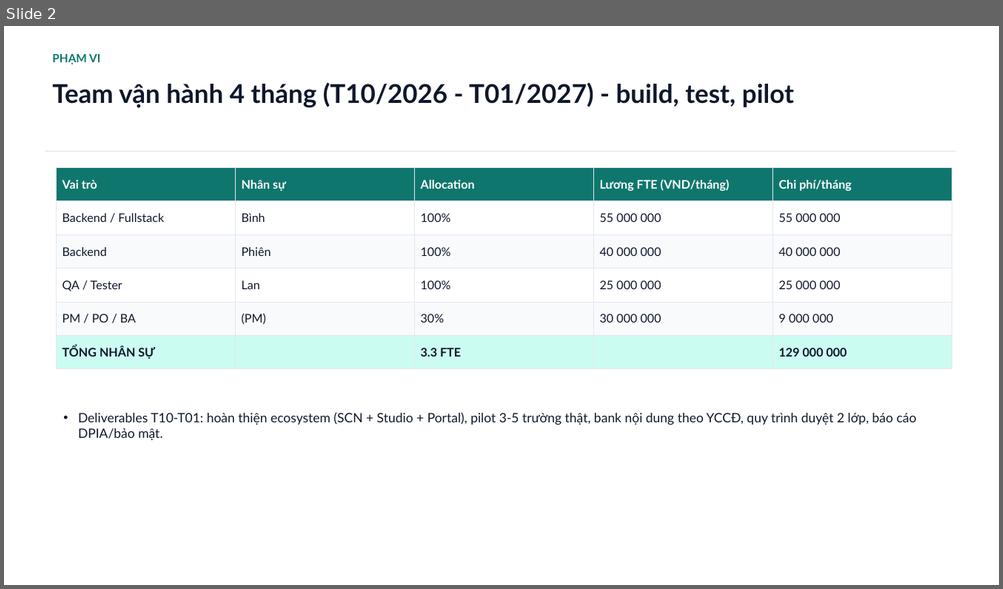
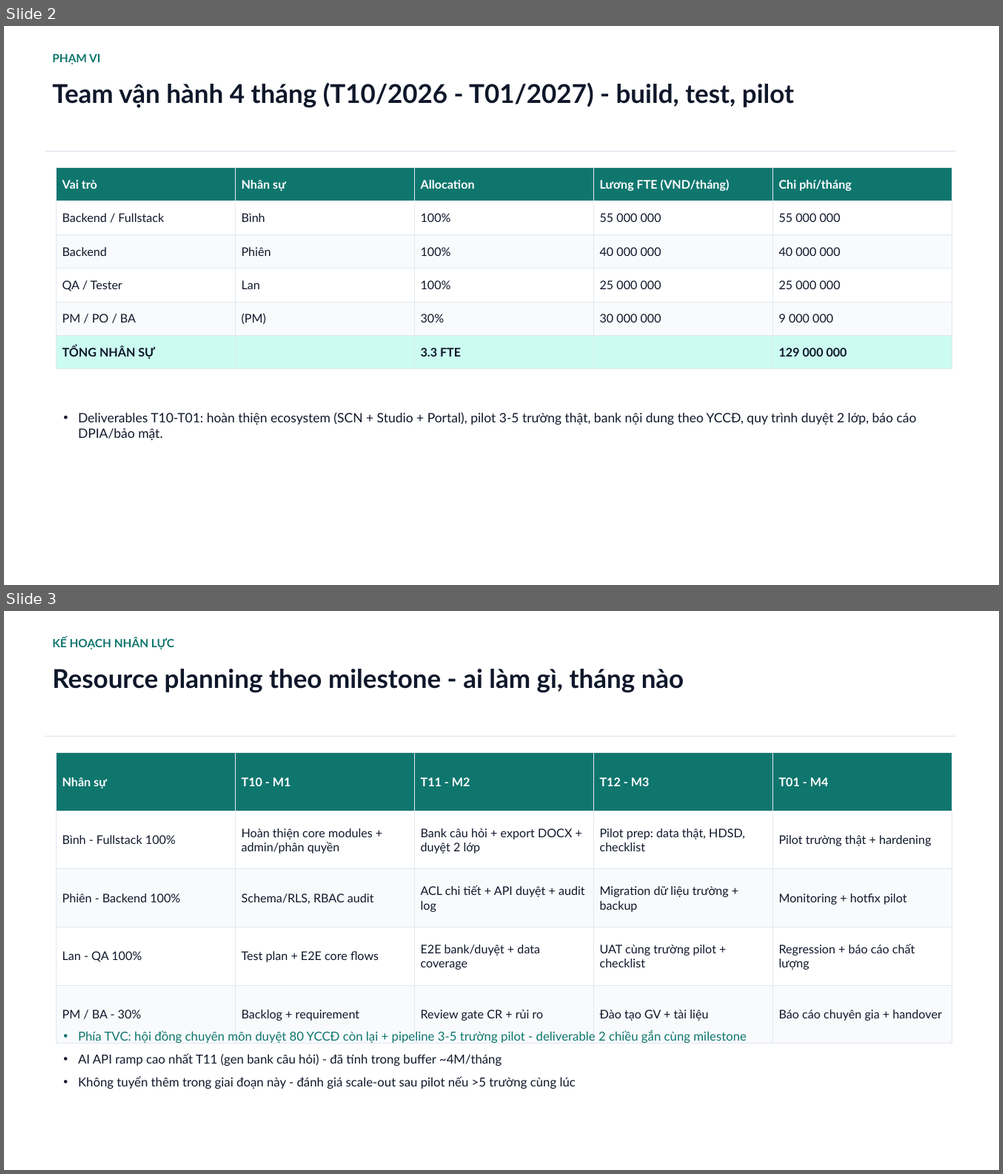
Before and after one commit to saintzzz/so-chu-nhiem-so, a slide deck: docs/handover/PROPOSAL-chi-phi-dev-4thang.pptx. Shown one above the other, each under a label of ours: slide 2 before the commit, slides 2 and 3 after it. The pictures are 1003x589 and 1003x1174 pixels, drawn with LibreOffice and Linux fonts; fonts in the diff are those of the drawing. Boxes give left, top, right and bottom in pixels: in the first picture for what was removed or moved away, otherwise in the second. Text is boxed around its words. In the diff, an @@ line names an element or a change of style, - is before the commit and + after.

```diff
--- a/docs/handover/PROPOSAL-chi-phi-dev-4thang.pptx
+++ b/docs/handover/PROPOSAL-chi-phi-dev-4thang.pptx
@@ slide 3 added at (x1=4, y1=611, x2=999, y2=1170), background #FFFFFF @@
@@ text added at (x1=52, y1=637, x2=174, y2=649), 11 pt, text #0F766E, bold @@
+KẾ HOẠCH NHÂN LỰC
@@ text added at (x1=52, y1=669, x2=684, y2=693), 25 pt, text #0F172A, bold @@
+Resource planning theo milestone - ai làm gì, tháng nào
@@ line added from (45, 736) to (956, 736), #E2E8F0 1 pt @@
@@ table added at (x1=57, y1=753, x2=951, y2=1024), 5 rows, 5 columns @@
+Nhân sự | T10 - M1 | T11 - M2 | T12 - M3 | T01 - M4
+Bình - Fullstack 100% | Hoàn thiện core modules + admin/phân quyền | Bank câu hỏi + export DOCX + duyệt 2 lớp | Pilot prep: data thật, HDSD, checklist | Pilot trường thật + hardening
+Phiên - Backend 100% | Schema/RLS, RBAC audit | ACL chi tiết + API duyệt + audit log | Migration dữ liệu trường + backup | Monitoring + hotfix pilot
+Lan - QA 100% | Test plan + E2E core flows | E2E bank/duyệt + data coverage | UAT cùng trường pilot + checklist | Regression + báo cáo chất lượng
+PM / BA - 30% | Backlog + requirement | Review gate CR + rủi ro | Đào tạo GV + tài liệu | Báo cáo chuyên gia + handover
@@ text added at (x1=78, y1=1031, x2=746, y2=1089), 12 pt, text #0F172A @@
+• Phía TVC: hội đồng chuyên môn duyệt 80 YCCĐ còn lại + pipeline 3-5 trường pilot - deliverable 2 chiều gắn cùng milestone
+• AI API ramp cao nhất T11 (gen bank câu hỏi) - đã tính trong buffer ~4M/tháng
+• Không tuyển thêm trong giai đoạn này - đánh giá scale-out sau pilot nếu >5 trường cùng lúc
```
Also in this commit, not shown: 1 other file.
